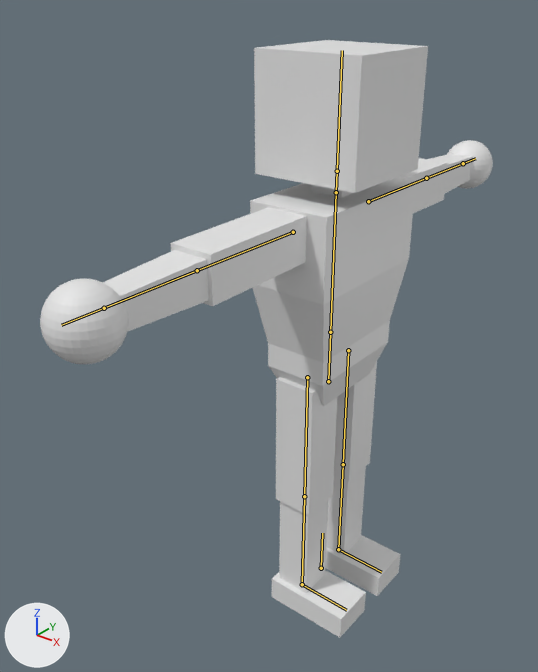
The Blender file UntitledSkiGame/Assets/ProjectAssets/Art/Models/blender/playermodel.blend: old version first, new version second.
Camera for both pictures: a 50 mm camera at (7.06, -10.71, 11.9) aimed at (-0.95, -0.69, 5.7). Arrows for +X, +Y and +Z are at lower left; the lights stay in place. The older version comes first. The bones that bend it are drawn over the model as lines.
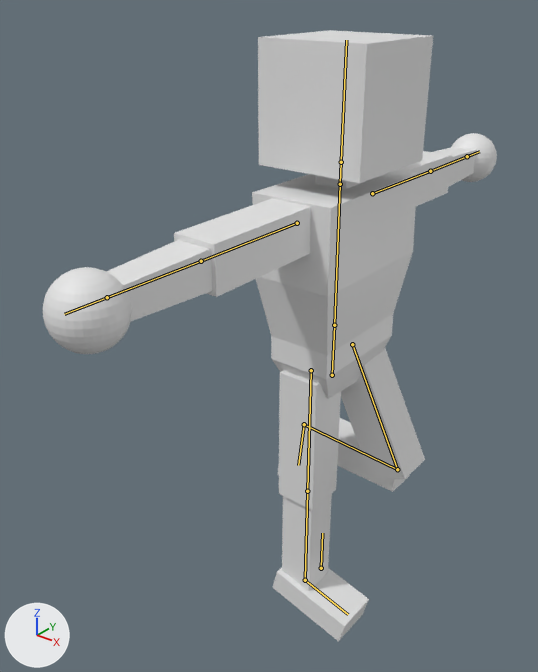
The newer file adds an action. The first version stands in its rest pose; the second is drawn at frame 20 of the action 'walking'.

Location of each change, [x1, y1, x2, y2] in pixels of the pictures (538 x 672 px):
'Cube', posed
    before: [40, 40, 493, 638]
    after: [43, 30, 497, 642]
bone 'pelvis', root to tip
    before: (328, 381) to (330, 332)
    after: (332, 375) to (334, 325)
bone 'RFoot', root to tip
    before: (302, 584) to (346, 610)
    after: (305, 580) to (348, 614)
bone 'LLeg', root to tip
    before: (348, 350) to (343, 464)
    after: (352, 344) to (397, 469)
bone 'LLowerLeg.002', root to tip
    before: (343, 464) to (338, 549)
    after: (397, 469) to (304, 424)
bone 'LFoot', root to tip
    before: (338, 549) to (381, 572)
    after: (304, 424) to (298, 465)

The edits, one by one:
Bone 'pelvis' (bone_pelvis) moves from (0.0, 0.0, 0.0) to (0.07, 0.16, -0.01).
Bone 'RFoot' (bone_rfoot) turns from (0, 0, 0) to (14, 0, 0) degrees about its own x, y and z.
Bone 'LLeg' (bone_lleg) turns from (0, 0, 0) to (-27, 0, 0) degrees about its own x, y and z.
Bone 'LLowerLeg.002' (bone_llowerleg_002) turns from (0, 0, 0) to (120, 0, 0) degrees about its own x, y and z.
Bone 'LFoot' (bone_lfoot) turns from (0, 0, 0) to (3, 0, 0) degrees about its own x, y and z.
